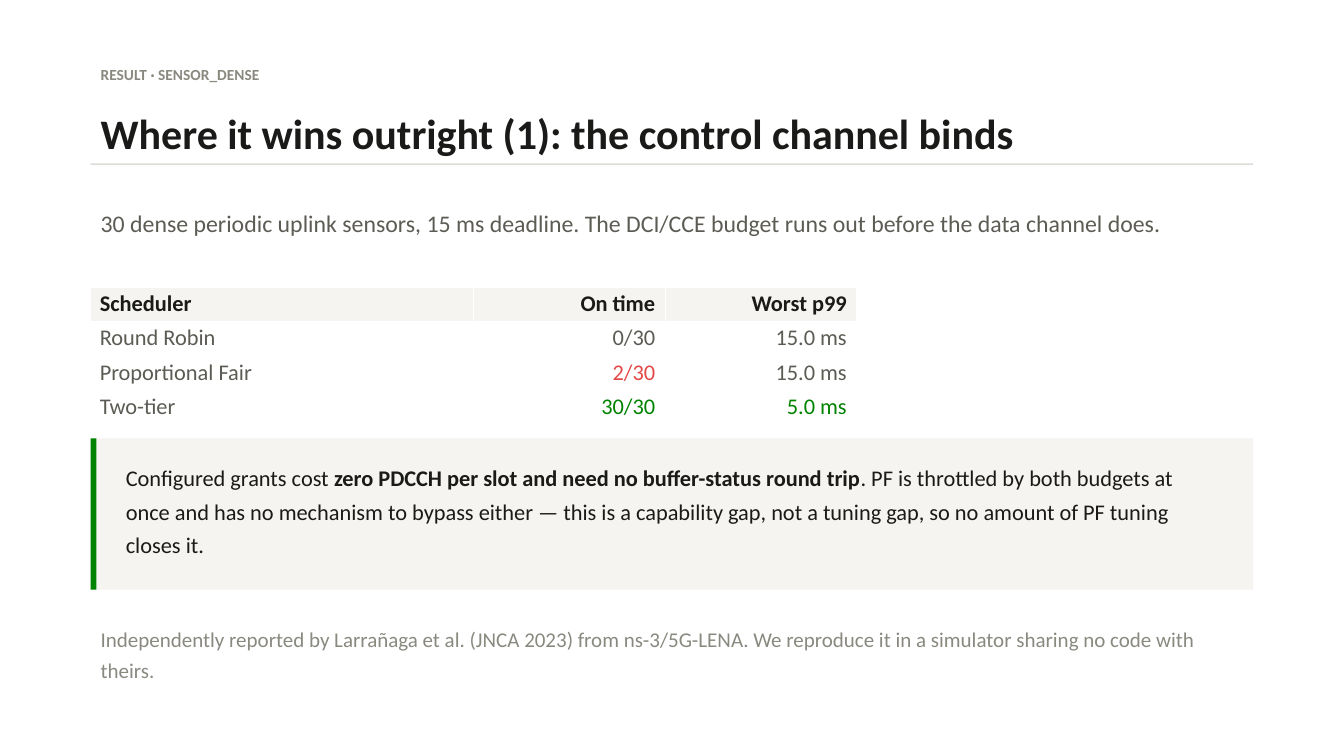
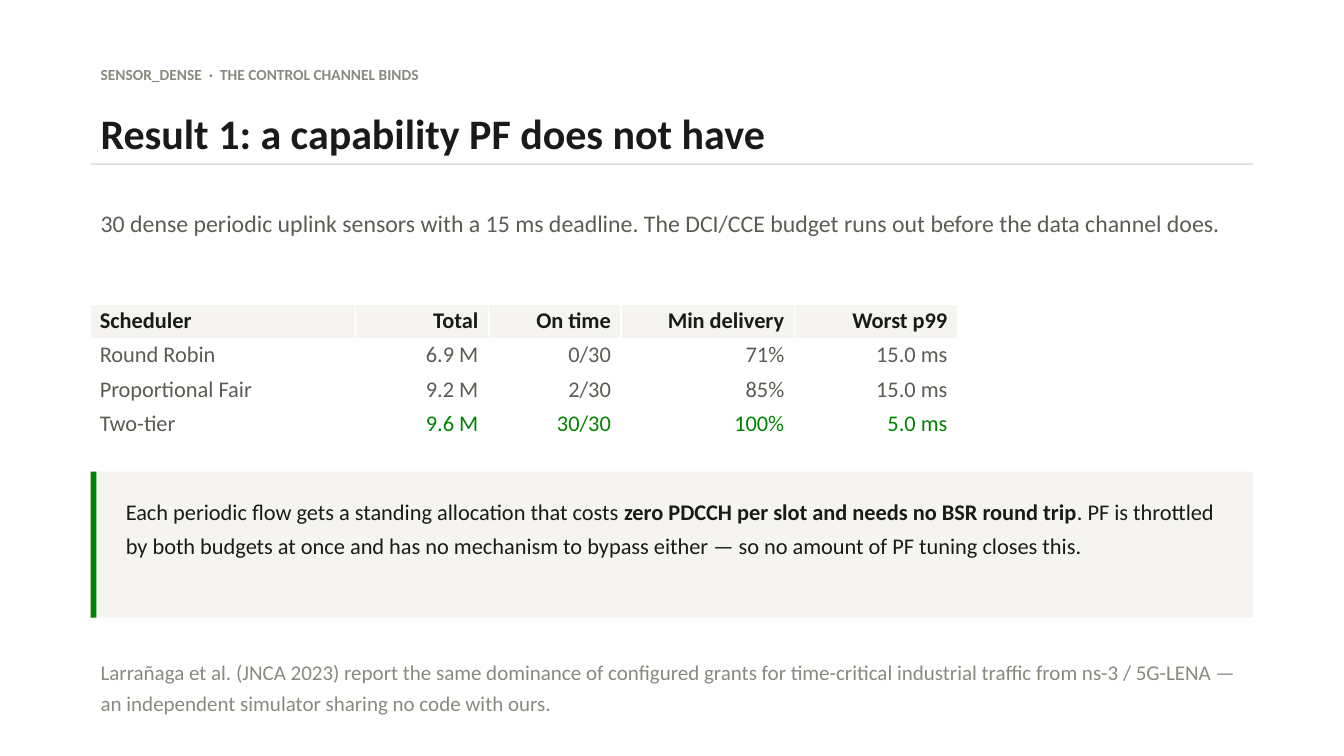
Before and after one commit to rahulnetsc/5g-qos-stack-personal, a slide deck: slide 7 of deck/two-tier-scheduler.pptx (slide 4 before the commit). Drawn at 1344x756 pixels with LibreOffice and Linux fonts; fonts in the diff are those of the drawing. Boxes give left, top, right and bottom in pixels: in the first picture for what was removed or moved away, otherwise in the second. Text is boxed around its words. In the diff, an @@ line names an element or a change of style, - is before the commit and + after.

```diff
--- a/deck/two-tier-scheduler.pptx
+++ b/deck/two-tier-scheduler.pptx
@@ text at (x1=101, y1=70, x2=419, y2=82): text changed @@
-RESULT · SENSOR_DENSE
+SENSOR_DENSE · THE CONTROL CHANNEL BINDS
@@ text at (x1=101, y1=119, x2=765, y2=156): text changed @@
-Where it wins outright (1): the control channel binds
+Result 1: a capability PF does not have
@@ text at (x1=101, y1=215, x2=1219, y2=236): text changed @@
-30 dense periodic uplink sensors, 15 ms deadline. The DCI/CCE budget runs out before the data channel does.
+30 dense periodic uplink sensors with a 15 ms deadline. The DCI/CCE budget runs out before the data channel does.
@@ table at (x1=91, y1=304, x2=959, y2=442) @@
+column 2: Total | 6.9 M | 9.2 M | 9.6 M
+column 4: Min delivery | 71% | 85% | 100%
@@ table resized from (x1=91, y1=287, x2=857, y2=424) to (x1=91, y1=304, x2=959, y2=442) @@
@@ rectangle resized from (x1=91, y1=439, x2=1253, y2=590) to (x1=91, y1=472, x2=1253, y2=618) @@
@@ rectangle resized from (x1=91, y1=439, x2=97, y2=590) to (x1=91, y1=472, x2=97, y2=618) @@
@@ text at (x1=126, y1=504, x2=1214, y2=558): text changed @@
-Configured grants cost zero PDCCH per slot and need no buffer-status round trip. PF is throttled by both budgets at once and has no mechanism to bypass either — this is a capability gap, not a tuning gap, so no amount of PF tuning closes it.
+Each periodic flow gets a standing allocation that costs zero PDCCH per slot and needs no BSR round trip. PF is throttled by both budgets at once and has no mechanism to bypass either — so no amount of PF tuning closes this.
@@ text at (x1=101, y1=665, x2=1211, y2=715): text changed @@
-Independently reported by Larrañaga et al. (JNCA 2023) from ns-3/5G-LENA. We reproduce it in a simulator sharing no code with theirs.
+Larrañaga et al. (JNCA 2023) report the same dominance of configured grants for time-critical industrial traffic from ns-3 / 5G-LENA — an independent simulator sharing no code with ours.
```
Also in this commit, not shown: 4 other slides changed, 6 slides added, 6 slides removed, 3 other files.
